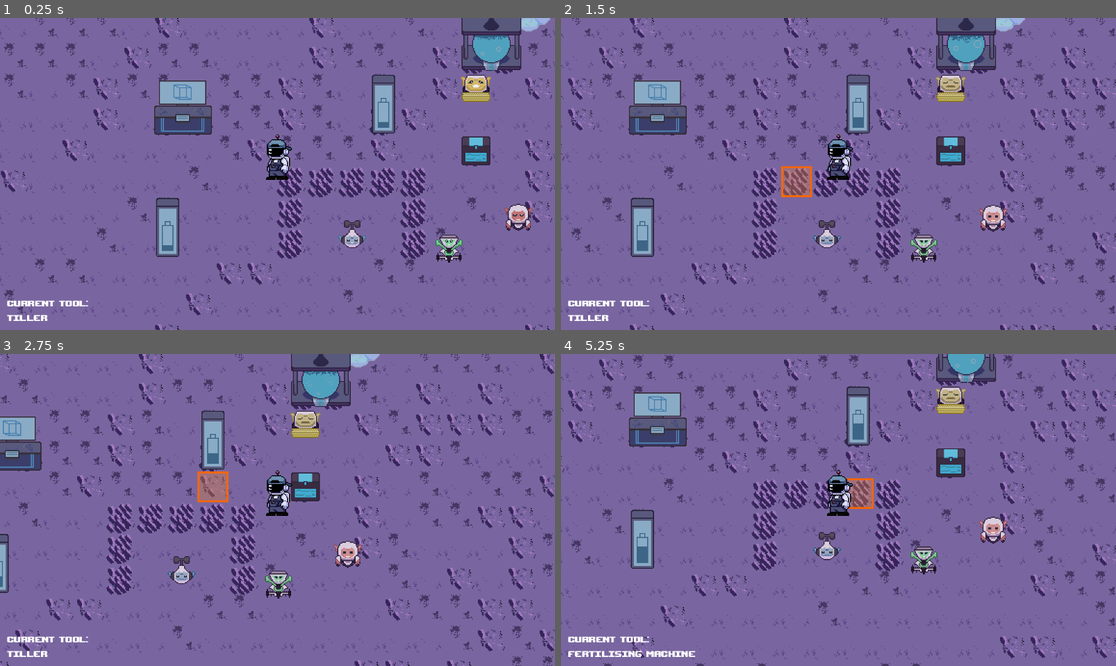
Above: before the commit, frames 1-4 (two rows, left to right).
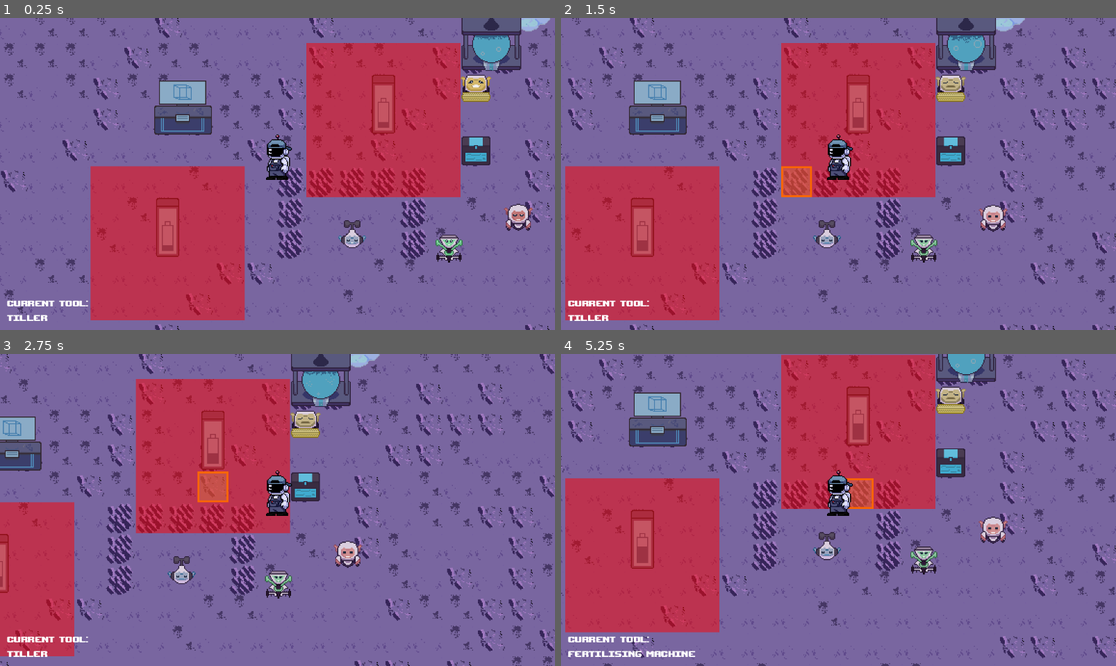
Above: after the commit, the same moments.

Repository: DevFTB/Moonbeam-Meadows
Game: Godot game, scene res://Level/moon.tscn
Two runs of this game, one before a commit and one after it. Both use one fixed random seed, a clock stepped at 60 frames per second and the inputs below.
Inputs (mouse positions are in pixels of both pictures, inside the frame that each line leads up to):
- Up to frame 1 (0.25 s): no input
- Up to frame 2 (1.5 s): tap Enter at 0.5 s; move the mouse to (960, 158) at 0.52 s; hold D (move_right) 0.53-1.25 s; hold E (interact) 0.53-1.25 s; click (960, 158) at 0.67 s; drag from (727, 189) to (860, 105) at 1.27 s
- Up to frame 3 (2.75 s): move the mouse to (333, 441) at 2.02 s; hold D (move_right) from 2.03 s (still down); hold F (pickup) from 2.03 s (still down); tap E (interact) at 2.3 s
- Up to frame 4 (5.25 s): release D (move_right) at 2.75 s; release F (pickup) at 2.75 s; drag from (810, 572) to (572, 441) at 2.77 s; move the mouse to (1005, 556) at 3.52 s; hold A (move_left) 3.53-4.25 s; hold 2 (select_tool2) 3.53-4.25 s; tap E (interact) at 3.8 s; drag from (672, 463) to (949, 488) at 4.27 s; move the mouse to (866, 510) at 5.02 s; hold S (move_down) from 5.03 s (still down); hold 4 (select_tool4) from 5.03 s (still down); click (866, 510) at 5.17 s

The runs differ from the first frame. In frame 1, 27% of the frame differs, in the area x 16-83%, y 8-97%; in frame 2, 27%; in frame 3, 20%; in frame 4, 27%.

Commit message:
robots charging while stayin in station

Diff:
--- a/Level/Energy Station/EnergyStation.gd
+++ b/Level/Energy Station/EnergyStation.gd
@@ -14,6 +14,8 @@
 
 ## The robots assigned to the energy station
 var robots = []
+
+var robots_ivo_station = []
 
 ## The tiles that the station's power affects
 var power_tiles = []
@@ -46,6 +48,12 @@
 	for tile in power_tiles:
 		level.highlight_tile(tile)
 
+func give_robot_energy(robot: Robot):
+	var req = robot.get_energy_requirement()
+	var withdraw_amount = min(battery.value, req)
+	if battery.withdraw(withdraw_amount):
+		robot.add_energy(withdraw_amount)
+
 ## Hide the area of effect of the station through the tilemap
 func hide_area() -> void:
 	var level = get_node("/root/Level") as Level
@@ -69,13 +77,14 @@
 			power_tiles.append(grid_position + Vector2i(i, j))
 
 func _on_pulse_timer_timeout():
+	for robot in robots_ivo_station:
+		give_robot_energy(robot)
 	pass
 
 func _on_robot_interactor_robot_entered(robot):
-	var req = robot.get_energy_requirement()
-	var withdraw_amount = min(battery.value, req)
-	if battery.withdraw(withdraw_amount):
-		robot.add_energy(withdraw_amount)
+	give_robot_energy(robot)
+	robots_ivo_station.append(robot)
 
-func _on_robot_interactor_robot_exited(_robot):
+func _on_robot_interactor_robot_exited(robot):
+	robots_ivo_station.erase(robot)
 	pass
--- a/Level/Energy Station/energy_station.tscn
+++ b/Level/Energy Station/energy_station.tscn
@@ -86,6 +86,7 @@
 
 [node name="RobotInteractor" type="Node2D" parent="."]
 script = ExtResource("3_740e3")
+debug_draw = true
 
 [node name="Battery" type="Node" parent="."]
 script = ExtResource("4_ga5oq")
--- a/Level/WaterStation.gd
+++ b/Level/WaterStation.gd
@@ -33,7 +33,7 @@
 	gui.set_water_station(self)
 func _on_extract_timer_timeout():
 	for chunk in chunks:
-		if water_inventory.get_available_capacity() > 0:
+		if water_inventory.get_available_capacity() > 0 and chunk.water_inventory.water_amount > 0:
 			if chunk.water_inventory.remove_water(1):
 				water_inventory.add_water(1)
 	pass # Replace with function body.
--- a/Level/moon.tscn
+++ b/Level/moon.tscn
@@ -1142,7 +1142,6 @@
 inventory = NodePath("../../../../../../../../../Player/RobotUpgradeInventory")
 
 [node name="DepositBoxGUI" type="Control" parent="CanvasLayer/GUI/OverscreenUI" node_paths=PackedStringArray("deposit_box_list", "player_inventory_list", "add_from_inventory_panel")]
-visible = false
 layout_mode = 1
 anchors_preset = 8
 anchor_left = 0.5
@@ -1156,8 +1155,8 @@
 grow_horizontal = 2
 grow_vertical = 2
 script = ExtResource("28_lgf16")
-deposit_box_list = NodePath("MarginContainer/VBoxContainer/HBoxContainer/VBoxContainer/PanelContainer/DepositBoxList")
-player_inventory_list = NodePath("MarginContainer/VBoxContainer/HBoxContainer/AddFromInventoryPanel/PlayerInventoryList")
+deposit_box_list = NodePath("MarginContainer/VBoxContainer/HBoxContainer/VBoxContainer/PanelContainer/ScrollContainer/DepositBoxList")
+player_inventory_list = NodePath("MarginContainer/VBoxContainer/HBoxContainer/AddFromInventoryPanel/ScrollContainer/PlayerInventoryList")
 add_from_inventory_panel = NodePath("MarginContainer/VBoxContainer/HBoxContainer/AddFromInventoryPanel")
 
 [node name="Panel" type="Panel" parent="CanvasLayer/GUI/OverscreenUI/DepositBoxGUI"]
@@ -1197,8 +1196,13 @@
 layout_mode = 2
 size_flags_vertical = 3
 
-[node name="DepositBoxList" type="VBoxContainer" parent="CanvasLayer/GUI/OverscreenUI/DepositBoxGUI/MarginContainer/VBoxContainer/HBoxContainer/VBoxContainer/PanelContainer"]
-layout_mode = 2
+[node name="ScrollContainer" type="ScrollContainer" parent="CanvasLayer/GUI/OverscreenUI/DepositBoxGUI/MarginContainer/VBoxContainer/HBoxContainer/VBoxContainer/PanelContainer"]
+layout_mode = 2
+
+[node name="DepositBoxList" type="VBoxContainer" parent="CanvasLayer/GUI/OverscreenUI/DepositBoxGUI/MarginContainer/VBoxContainer/HBoxContainer/VBoxContainer/PanelContainer/ScrollContainer"]
+layout_mode = 2
+size_flags_horizontal = 3
+size_flags_vertical = 3
 script = ExtResource("29_48v5m")
 button_text = "Withdraw"
 
@@ -1213,10 +1217,15 @@
 size_flags_horizontal = 3
 size_flags_vertical = 3
 
-[node name="PlayerInventoryList" type="VBoxContainer" parent="CanvasLayer/GUI/OverscreenUI/DepositBoxGUI/MarginContainer/VBoxContainer/HBoxContainer/AddFromInventoryPanel"]
-layout_mode = 2
+[node name="ScrollContainer" type="ScrollContainer" parent="CanvasLayer/GUI/OverscreenUI/DepositBoxGUI/MarginContainer/VBoxContainer/HBoxContainer/AddFromInventoryPanel"]
+layout_mode = 2
+
+[node name="PlayerInventoryList" type="VBoxContainer" parent="CanvasLayer/GUI/OverscreenUI/DepositBoxGUI/MarginContainer/VBoxContainer/HBoxContainer/AddFromInventoryPanel/ScrollContainer"]
+layout_mode = 2
+size_flags_horizontal = 3
+size_flags_vertical = 3
 script = ExtResource("29_48v5m")
-starting_inventories = [NodePath("../../../../../../../../../Player/SeedInventory"), NodePath("../../../../../../../../../Player/ProduceInventory"), NodePath("../../../../../../../../../Player/FertiliserInventory"), NodePath("../../../../../../../../../Player/RobotInventory"), NodePath("../../../../../../../../../Player/RobotUpgradeInventory")]
+starting_inventories = [NodePath("../../../../../../../../../../Player/SeedInventory"), NodePath("../../../../../../../../../../Player/ProduceInventory"), NodePath("../../../../../../../../../../Player/FertiliserInventory"), NodePath("../../../../../../../../../../Player/RobotInventory"), NodePath("../../../../../../../../../../Player/RobotUpgradeInventory")]
 button_text = "Deposit"
 
 [node name="WaterStationGUI" type="Control" parent="CanvasLayer/GUI/OverscreenUI" node_paths=PackedStringArray("ttf_label", "progress_bar")]
--- a/Robots/Robot.gd
+++ b/Robots/Robot.gd
@@ -34,6 +34,9 @@
 #3 The energy capacity of the robot
 
 @export var starting_upgrades = []
+
+# The distance at which the robot will snap to the target tile
+@export var snap_distance = 5
 
 var parent_energy_station = null
 var upgrade_counter = 0
@@ -158,10 +161,10 @@
 			if target_position != null :
 				var actual_movement_speed = movement_speed.get_value() if not acted_last_tile else movement_speed.get_value() * movement_action_penalty.get_value()
 				var movement_delta = actual_movement_speed * _delta * Vector2(direction)
-				var disp = (level.map_to_local(target_position)- Vector2(global_position) + movement_delta).length()
-				if disp < 5:
-
-					global_position = level.map_to_local(target_position)
+				var disp = (level.map_to_local(target_position)- Vector2(global_position) ).length()
+				if disp < snap_distance:
+
+					#global_position = level.map_to_local(target_position)
 					is_navigation_finished = true
 				else:
 					var current_position = get_current_position()
